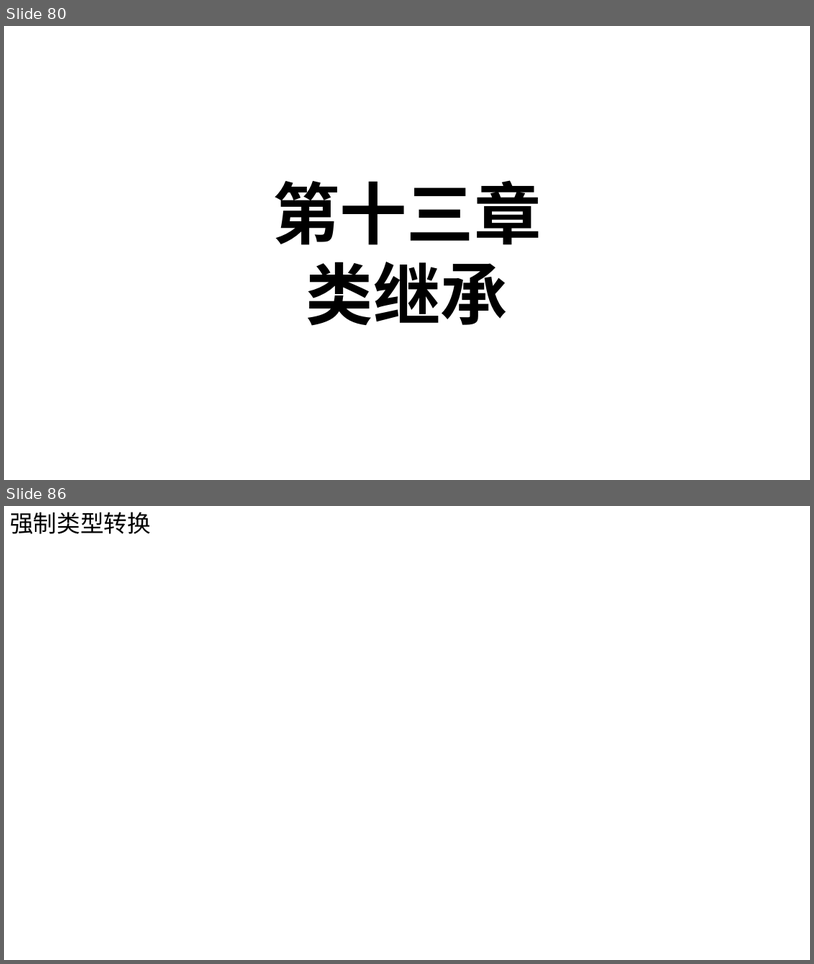
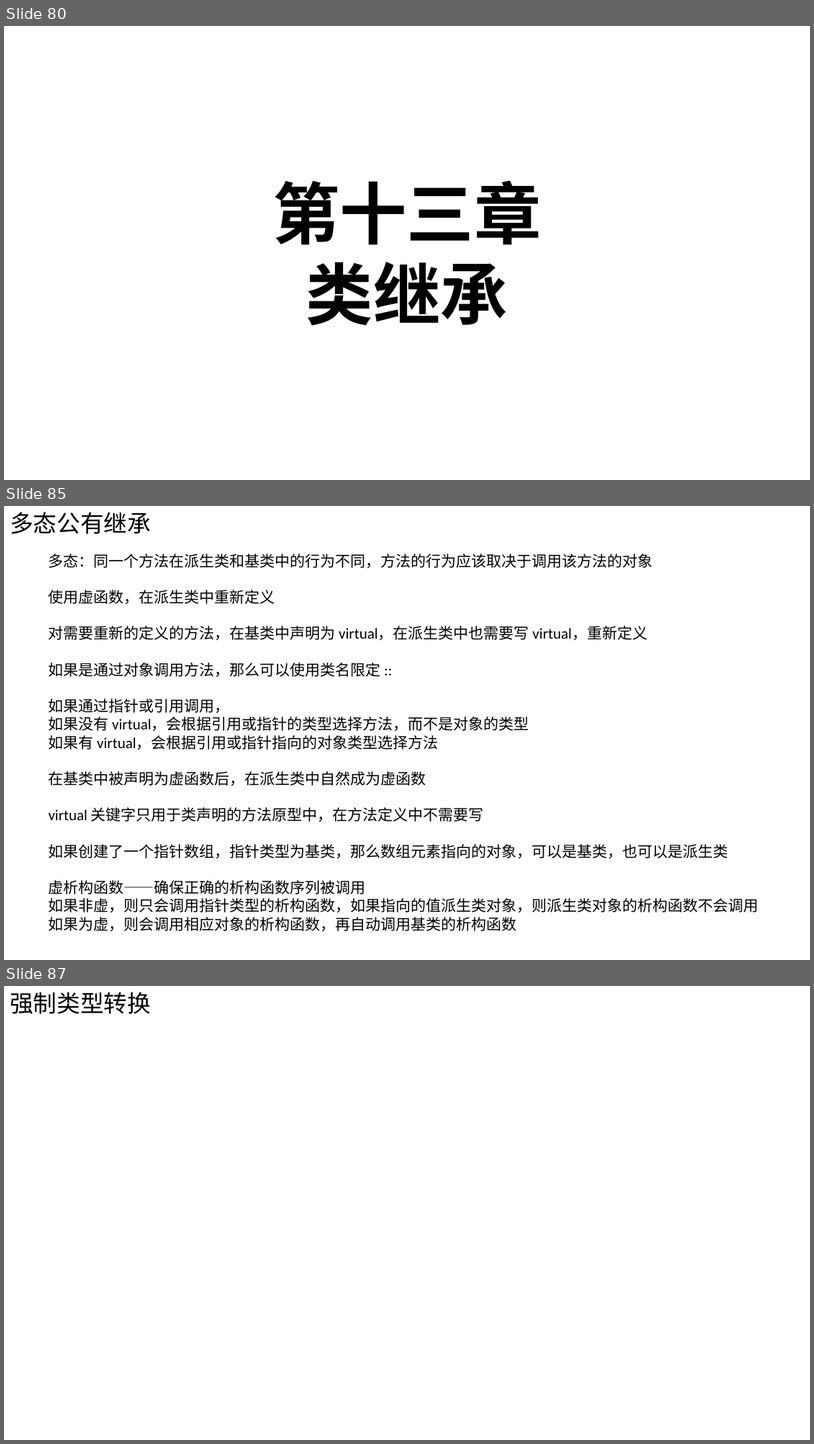
Before and after one commit to Chao200/CPP_Primer_Plus, a slide deck: C++ Primer Plus.pptx. Shown one above the other, each under a label of ours: slides 80 and 86 before the commit, slides 80, 85 and 87 after it; the slides between them are not shown. The pictures are 814x964 and 814x1444 pixels, drawn with LibreOffice and Linux fonts; fonts in the diff are those of the drawing. Boxes give left, top, right and bottom in pixels: in the first picture for what was removed or moved away, otherwise in the second. Text is boxed around its words. In the diff, an @@ line names an element or a change of style, - is before the commit and + after.

Commit message:
add Ch13 PPT

```diff
--- a/C++ Primer Plus.pptx
+++ b/C++ Primer Plus.pptx
@@ slide 85 added at [4,506,810,960], background #FFFFFF @@
@@ text added at [10,512,151,534], 28 pt, text #000000 @@
+多态公有继承
@@ text added at [49,554,759,931], 18 pt, text #000000 @@
+多态：同一个方法在派生类和基类中的行为不同，方法的行为应该取决于调用该方法的对象
+使用虚函数，在派生类中重新定义
+对需要重新的定义的方法，在基类中声明为 virtual，在派生类中也需要写 virtual，重新定义
+如果是通过对象调用方法，那么可以使用类名限定 ::
+如果通过指针或引用调用，
+如果没有 virtual，会根据引用或指针的类型选择方法，而不是对象的类型
+如果有 virtual，会根据引用或指针指向的对象类型选择方法
+在基类中被声明为虚函数后，在派生类中自然成为虚函数
+virtual 关键字只用于类声明的方法原型中，在方法定义中不需要写
+如果创建了一个指针数组，指针类型为基类，那么数组元素指向的对象，可以是基类，也可以是派生类
+虚析构函数——确保正确的析构函数序列被调用
+如果非虚，则只会调用指针类型的析构函数，如果指向的值派生类对象，则派生类对象的析构函数不会调用
+如果为虚，则会调用相应对象的析构函数，再自动调用基类的析构函数
@@ what was slide 86 is now slide 87 @@
```
Also in this commit, not shown: 5 other slides added, 5 slides removed.
